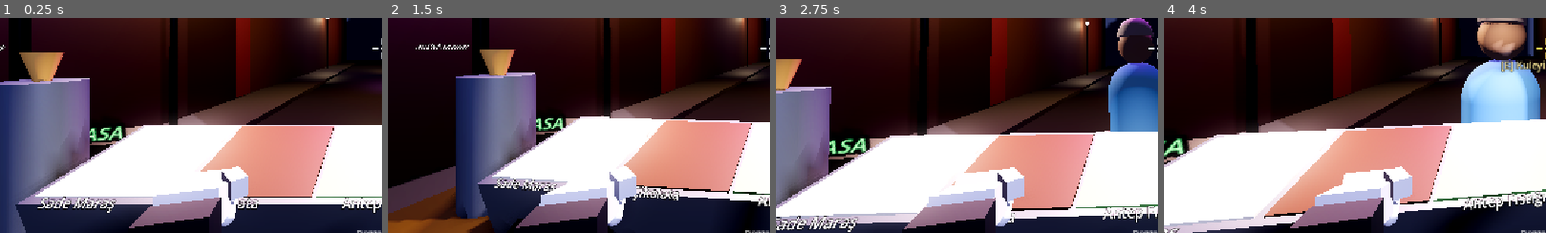
Above: before the commit, frames 1-4 (left to right).
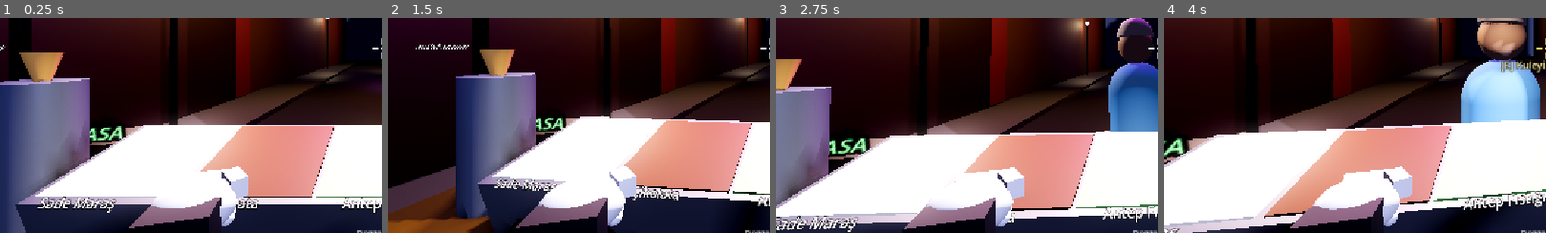
Above: after the commit, the same moments.

Repository: atalhatulu/maras-cream
Game: Godot game, scene res://scenes/main/main.tscn
Two runs of this game, one before a commit and one after it. Both use one fixed random seed, a clock stepped at 60 frames per second and the inputs below.
Inputs (mouse positions are % of the whole screen's width and height, from its top left):
- Up to frame 1 (0.25 s): no input
- Up to frame 2 (1.5 s): move the mouse to (55, 50) at 0.52 s; hold D (balance_right) 0.53-1.28 s; hold F (flip_cone) 0.53-1.28 s; click (55, 50) at 0.67 s; move the mouse to (45, 50) at 1.27 s; hold A (balance_left) from 1.28 s (still down); click (45, 50) at 1.35 s
- Up to frame 3 (2.75 s): move the mouse to (52, 48) at 2.02 s; release A (balance_left) at 2.03 s; hold D (balance_right) from 2.03 s (still down); hold Right mouse button (secondary_interact) from 2.03 s (still down)
- Up to frame 4 (4 s): move the mouse to (49, 52) at 2.77 s; release Right mouse button (secondary_interact) at 2.78 s; tap R (spin_cone) at 2.85 s; click (49, 52) at 2.92 s; move the mouse to (57, 51) at 3.52 s; release D (balance_right) at 3.53 s; hold A (balance_left) from 3.53 s (still down); tap Q at 3.6 s
The pictures show only the part of the screen within x 0-50%, y 43-93%; the shares and areas given below are measured in that part.

The runs differ from the first frame. In frame 1, 1.4% of the frame differs, in the area x 39-62%, y 74-96%; in frame 2, 1.5%; in frame 3, 1.5%; in frame 4, 1.5%, in the area x 38-62%, y 74-96%.

Commit message:
Round left hand palm silhouette for natural glove shape

Diff:
--- a/scenes/player/left_hand.tscn
+++ b/scenes/player/left_hand.tscn
@@ -24,9 +24,10 @@
 roughness = 0.5
 metallic = 0.05
 
-[sub_resource type="BoxMesh" id="BoxMesh_palm"]
+[sub_resource type="SphereMesh" id="SphereMesh_palm"]
 material = SubResource("StandardMaterial3D_glove_white")
-size = Vector3(0.054, 0.036, 0.052)
+radius = 0.038
+height = 0.055
 
 [sub_resource type="BoxMesh" id="BoxMesh_fingers"]
 material = SubResource("StandardMaterial3D_glove_white")
@@ -78,7 +79,7 @@
 
 [node name="PalmMesh" type="MeshInstance3D" parent="ArmRig/WristRig"]
 transform = Transform3D(1, 0, 0, 0, 0.965926, 0.258819, 0, -0.258819, 0.965926, 0, 0, 0)
-mesh = SubResource("BoxMesh_palm")
+mesh = SubResource("SphereMesh_palm")
 
 [node name="FingersMesh" type="MeshInstance3D" parent="ArmRig/WristRig/PalmMesh"]
 transform = Transform3D(1, 0, 0, 0, 0.866025, 0.5, 0, -0.5, 0.866025, 0, 0.006, -0.042)
